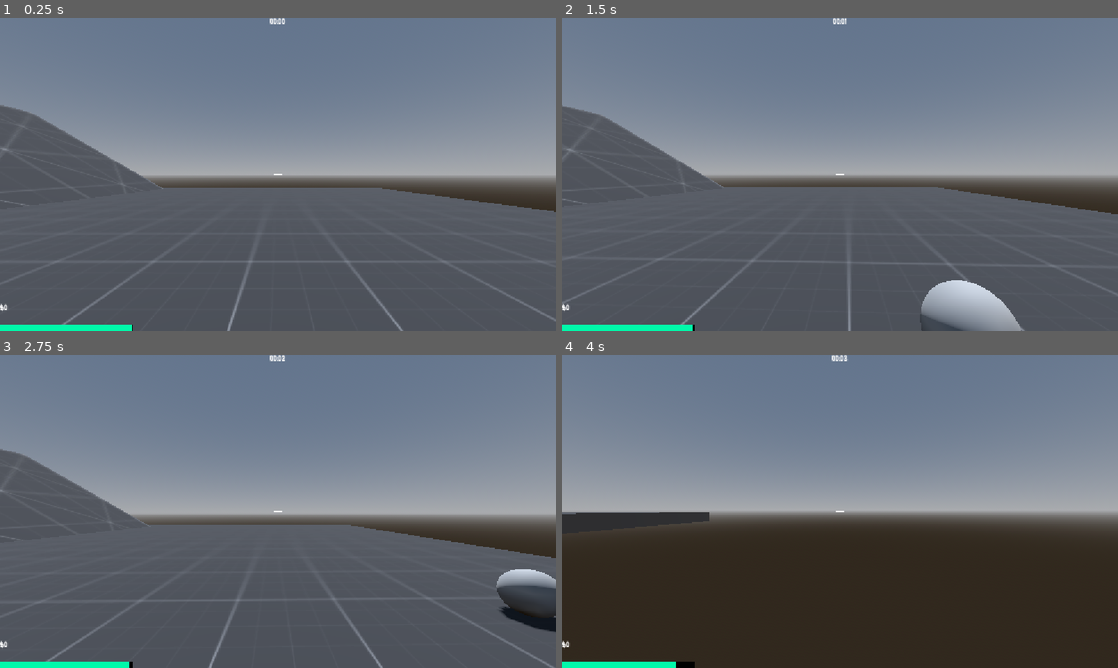
Above: before the commit, frames 1-4 (two rows, left to right).
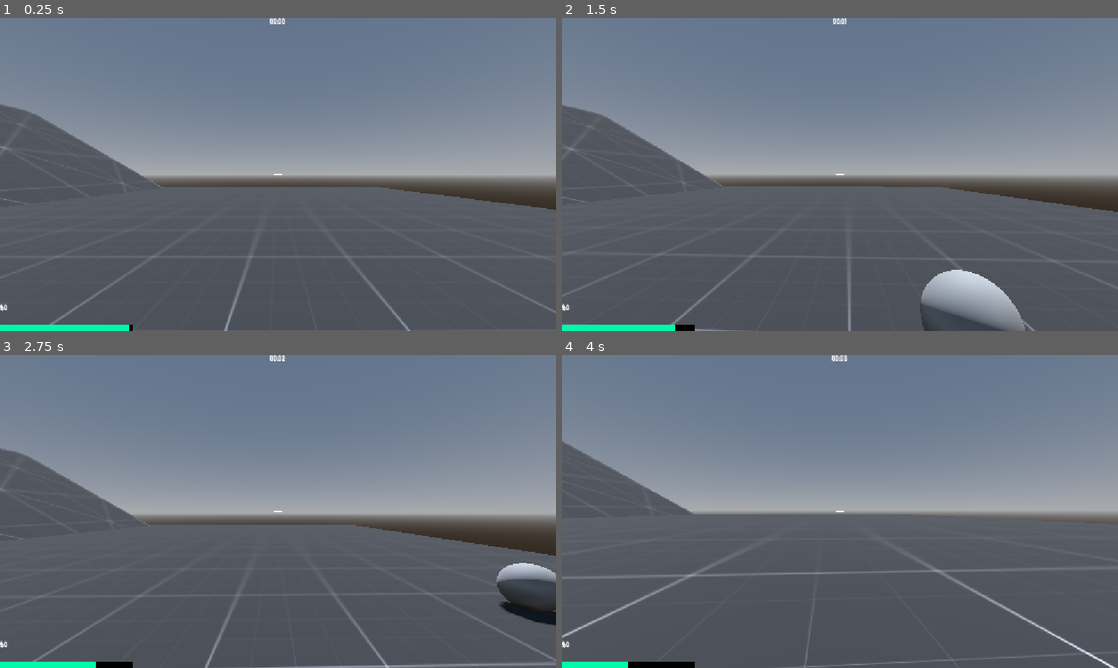
Above: after the commit, the same moments.

Repository: peippoe/countdown
Game: Godot game, scene res://main.tscn
Same seed, same stepped clock (60 frames per second), same inputs: the game is played once before the commit and once after it. Sound files missing from this copy of the repository are replaced by a short silence.
Inputs (mouse positions are in pixels of both pictures, inside the frame that each line leads up to):
- Up to frame 1 (0.25 s): no input
- Up to frame 2 (1.5 s): tap Enter at 0.5 s; move the mouse to (867, 174) at 0.52 s; tap A (a) at 0.6 s; tap D (d) at 0.8, 1.35 s; move the mouse to (812, 174) at 1.27 s
- Up to frame 3 (2.75 s): tap E (interact) at 1.55, 2.1 s; move the mouse to (289, 505) at 2.02 s; tap S (s) at 2.3 s
- Up to frame 4 (4 s): move the mouse to (834, 517) at 2.77 s; tap S (s) at 2.85 s; tap Shift (slide) at 3.05 s; move the mouse to (878, 514) at 3.52 s; hold Shift (slide) from 3.53 s (still down); tap W (w) at 3.8 s

The runs differ from the first frame. In frame 1, 1.2% of the frame differs, in the area x 0-100%, y 27-100%; in frame 2, 3.2%; in frame 3, 2.5%; in frame 4, 50%.

Commit message:
movement improvement

Diff:
--- a/Enemies/flydude.gd
+++ b/Enemies/flydude.gd
@@ -2,11 +2,11 @@
 
 
 
-@onready var player = get_tree().get_first_node_in_group("player")
+
 
 func _physics_process(delta: float) -> void:
 
-	var to_player = player.global_position - global_position
+	var to_player = GameManager.player.global_position - global_position
 
 
 
--- /dev/null
+++ b/Objects/health_drop.tscn
@@ -0,0 +1,8 @@
+[gd_scene format=3 uid="uid://cvxntqww0dmkn"]
+
+[sub_resource type="SphereShape3D" id="SphereShape3D_r7ajf"]
+
+[node name="HealthDrop" type="Area3D" unique_id=1122042129]
+
+[node name="CollisionShape3D" type="CollisionShape3D" parent="." unique_id=1610821119]
+shape = SubResource("SphereShape3D_r7ajf")
--- /dev/null
+++ b/Objects/teleporter.gd
@@ -0,0 +1,5 @@
+extends Node3D
+
+
+func interact():
+	print("WOAH")
--- a/Objects/teleporter.tscn
+++ b/Objects/teleporter.tscn
@@ -1,11 +1,13 @@
 [gd_scene format=3 uid="uid://c10ei0ujy422g"]
 
 [ext_resource type="PackedScene" uid="uid://d3k420wsgddta" path="res://Components/interact_component.tscn" id="1_eumkw"]
+[ext_resource type="Script" uid="uid://dephik4qe0pji" path="res://Objects/teleporter.gd" id="1_kgtc4"]
 
 [sub_resource type="CylinderMesh" id="CylinderMesh_r7ajf"]
 height = 1.0
 
 [node name="Teleporter" type="Node3D" unique_id=1715898867]
+script = ExtResource("1_kgtc4")
 
 [node name="InteractComponent" parent="." unique_id=525690429 instance=ExtResource("1_eumkw")]
 
--- a/Singletons/game_manager.gd
+++ b/Singletons/game_manager.gd
@@ -8,8 +8,9 @@
 		AudioServer.set_bus_volume_linear(AudioServer.get_bus_index(&"Master"), master_volume)
 
 
-@onready var coins_label = get_tree().get_first_node_in_group("player").get_node("UI/Coins")
+
 # stats
+var player
 var time_elapsed: float = 0.0
 var coins: int = 0:
 	set(value):
@@ -19,6 +20,7 @@
 		elif sign(diff) == 1:
 			Util.play_sound("res://coinget.mp3", null, Vector2(1.25, 1.3))
 
+		var coins_label = GameManager.player.get_node("UI/Coins")
 		if diff:
 			coins_label.modulate = Color.YELLOW
 			var tween = get_tree().create_tween()
--- a/player.gd
+++ b/player.gd
@@ -23,6 +23,9 @@
 
 @onready var cam: Camera3D = %Camera
 @onready var head: Node3D = %Head
+@onready var coll: CollisionShape3D = $CollisionShape3D
+@export var HEIGHT: float = 2.0
+@export var SLIDE_HEIGHT: float = 0.6
 
 @export var max_health = 100
 var health = max_health:
@@ -34,7 +37,7 @@
 			$UI/LoseScreen.show()
 			Input.mouse_mode = Input.MOUSE_MODE_VISIBLE
 			get_tree().paused = true
-var health_drain = 1
+var health_drain = 10
 
 func _input(event: InputEvent) -> void:
 	if event is InputEventMouseMotion and Input.mouse_mode == Input.MOUSE_MODE_CAPTURED:
@@ -91,6 +94,7 @@
 
 func _ready() -> void:
 	Input.mouse_mode = Input.MOUSE_MODE_CAPTURED
+	GameManager.player = self
 
 func _process(delta: float) -> void:
 	health -= health_drain * delta
@@ -138,26 +142,36 @@
 	if not boost_dir:
 		boost_dir = (-head.global_basis.z * quat).normalized()
 
+
+
+
+
 	if grounded:
-		if !$SlideBufferTimer.is_stopped() and not sliding and $SlideCooldown.is_stopped():
-			sliding = true
-			$CollisionShape3D.shape.height = 0.6
+		if !$SlideBufferTimer.is_stopped() and $SlideCooldown.is_stopped():
+			var result = Util.raycast(global_position, global_position - Vector3.UP*6, 1, [self])
+			if result: global_position.y = result.position.y + SLIDE_HEIGHT / 2
 			velocity = boost_dir * (get_horizontal_velocity().length() + SLIDE_BOOST)
 			$SlideBufferTimer.stop()
 			$SlideCooldown.start()
-	if not Input.is_action_pressed("slide"):
-		if sliding:
-			sliding = false
-			$CollisionShape3D.shape.height = 2
-			if grounded: position.y += 0.7
-	%Head.position.y = 0.8 * $CollisionShape3D.shape.height/2
+
+	if Input.is_action_pressed("slide"):
+		sliding = true
+		coll.shape.height = SLIDE_HEIGHT
+	elif sliding:
+		sliding = false
+		coll.shape.height = HEIGHT
+		if grounded: position.y += (HEIGHT-SLIDE_HEIGHT) / 2
+	%Head.position.y = 0.7 * coll.shape.height/2
+
+
+
 
 
 
 	accel = GROUND_ACCEL
 	if not grounded:
 		accel = AIR_ACCEL
-		velocity.y -= 15 * delta # gravity
+		velocity.y -= 15.5 * delta # gravity
 	if sliding:
 		accel = AIR_ACCEL
 
--- a/player.tscn
+++ b/player.tscn
@@ -20,7 +20,7 @@
 one_shot = true
 
 [node name="SlideBufferTimer" type="Timer" parent="." unique_id=1489310846]
-wait_time = 0.14
+wait_time = 0.18
 one_shot = true
 
 [node name="SlideCooldown" type="Timer" parent="." unique_id=1294635691]
@@ -28,12 +28,12 @@
 one_shot = true
 
 [node name="CoyoteTimeTimer" type="Timer" parent="." unique_id=1970610742]
-wait_time = 0.16
+wait_time = 0.2
 one_shot = true
 
 [node name="Head" type="Node3D" parent="." unique_id=682293012]
 unique_name_in_owner = true
-transform = Transform3D(1, 0, 0, 0, 1, 0, 0, 0, 1, 0, 0.8, 0)
+transform = Transform3D(1, 0, 0, 0, 1, 0, 0, 0, 1, 0, 0.7, 0)
 
 [node name="Camera" type="Camera3D" parent="Head" unique_id=1268823101]
 unique_name_in_owner = true
Not shown, added: Objects/teleporter.gd.uid
